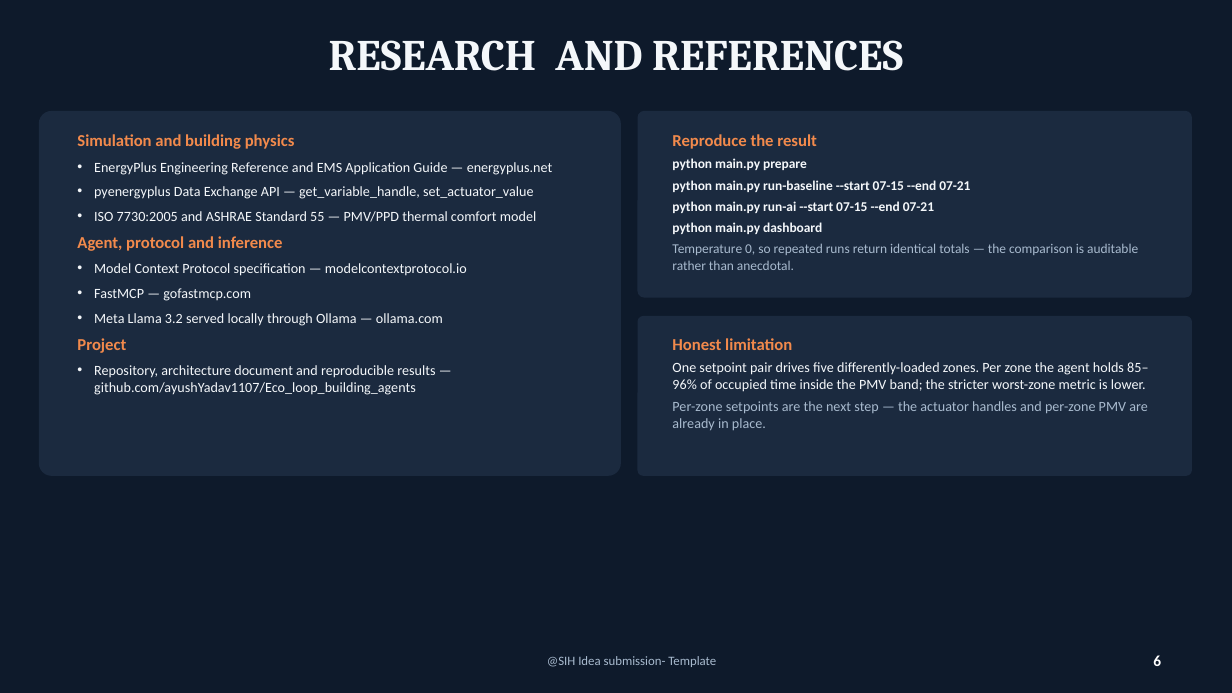
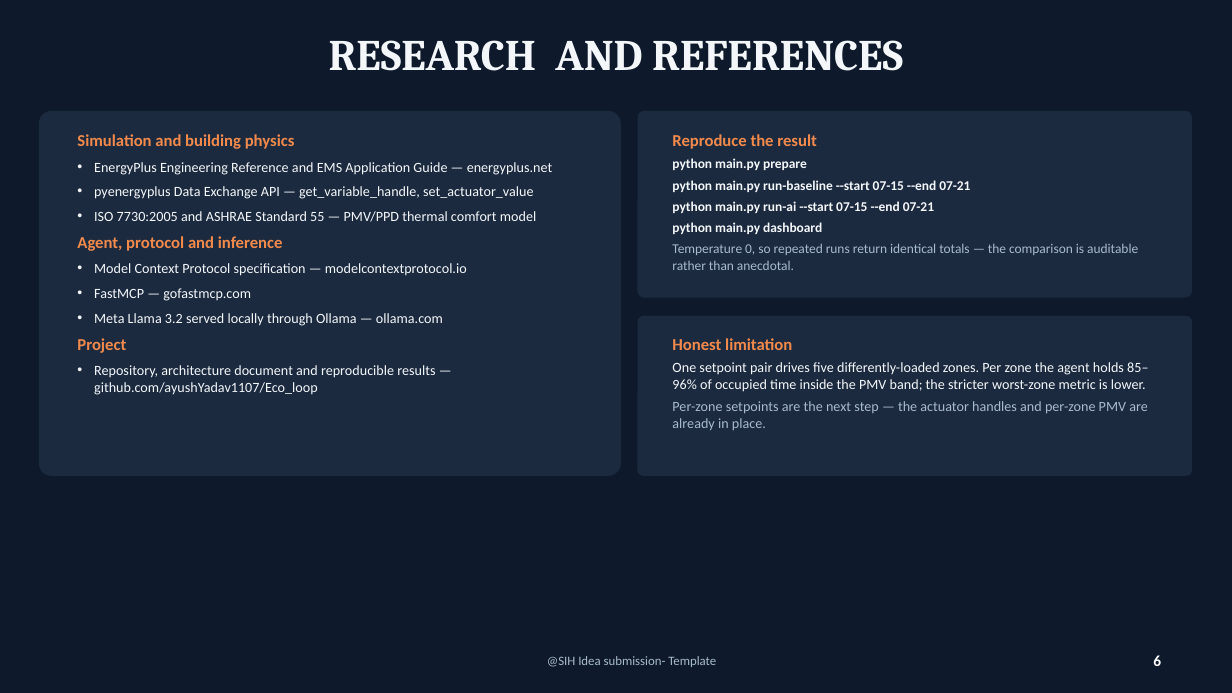
Before and after one commit to ayushYadav1107/Eco_loop_building_agents, a slide deck: slide 6 of deck/Eco-Loop_Building_Agents_Idea.pptx. Drawn at 1232x693 pixels with LibreOffice and Linux fonts; fonts in the diff are those of the drawing. Boxes give left, top, right and bottom in pixels: in the first picture for what was removed or moved away, otherwise in the second. Text is boxed around its words. In the diff, an @@ line names an element or a change of style, - is before the commit and + after.

```diff
--- a/deck/Eco-Loop_Building_Agents_Idea.pptx
+++ b/deck/Eco-Loop_Building_Agents_Idea.pptx
@@ text at [94, 365, 435, 395]: text changed @@
-• Repository, architecture document and reproducible results — github.com/ayushYadav1107/Eco_loop_building_agents
+• Repository, architecture document and reproducible results — github.com/ayushYadav1107/Eco_loop
```
Also in this commit, not shown: 1 other slide changed, 3 other files.
